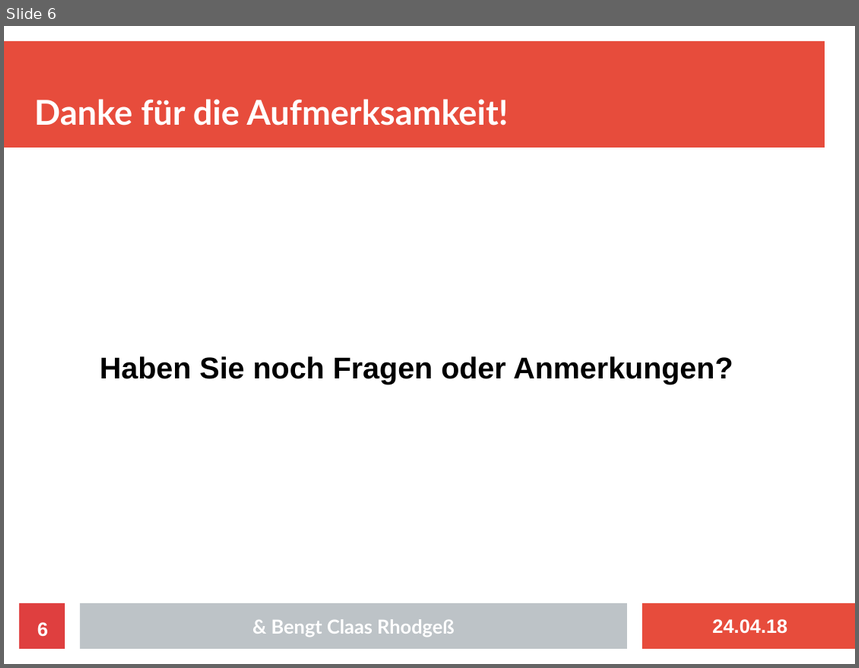
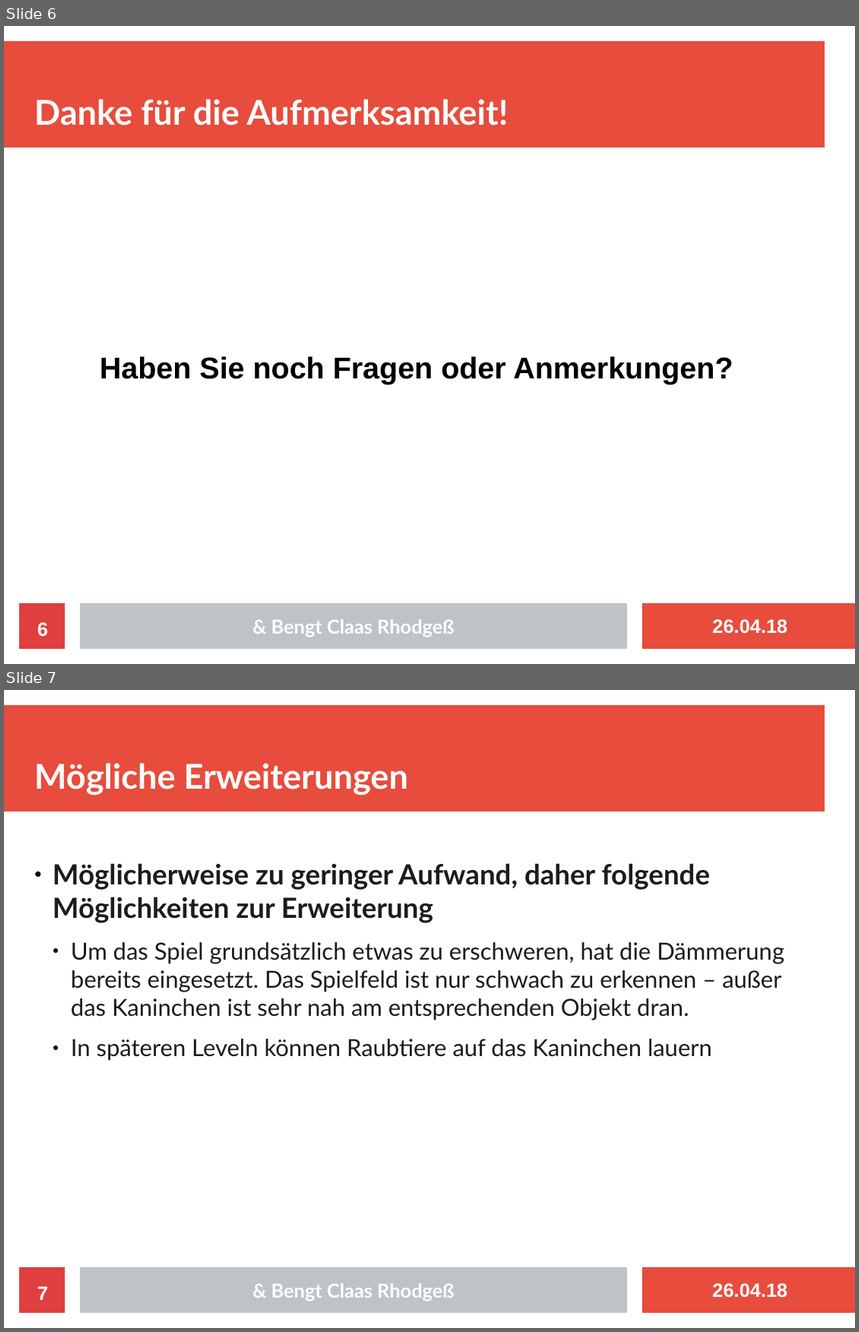
Before and after one commit to kodehat/webtech, a slide deck: doc/Präsentation/RabbitRinth.odp. Shown one above the other, each under a label of ours: slide 6 before the commit, slides 6 and 7 after it. The pictures are 859x668 and 859x1332 pixels, drawn with LibreOffice and Linux fonts; fonts in the diff are those of the drawing. Boxes give left, top, right and bottom in pixels: in the first picture for what was removed or moved away, otherwise in the second. Text is boxed around its words. In the diff, an @@ line names an element or a change of style, - is before the commit and + after.

```diff
--- a/doc/Präsentation/RabbitRinth.odp
+++ b/doc/Präsentation/RabbitRinth.odp
@@ slide 7 added at <box>4,690,855,1328</box>, background #FFFFFF; not listed: 7 template elements that a slide beside it also shows @@
@@ title added at <box>34,763,408,795</box>, 32 pt, text #FFFFFF, bold @@
+Mögliche Erweiterungen
@@ text added at <box>53,863,785,1061</box>, 22 pt, text #1C1C1C @@
+● Möglicherweise zu geringer Aufwand, daher folgende Möglichkeiten zur Erweiterung
+  ● Um das Spiel grundsätzlich etwas zu erschweren, hat die Dämmerung bereits eingesetzt. Das Spielfeld ist nur schwach zu erkennen – außer das Kaninchen ist sehr nah am entsprechenden Objekt dran.
+  ● In späteren Leveln können Raubtiere auf das Kaninchen lauern
@@ slide 6 changed as well @@
@@ text at <box>712,620,788,634</box>: text changed @@
-24.04.18
+26.04.18
```
Also in this commit, not shown: 5 other slides changed.
